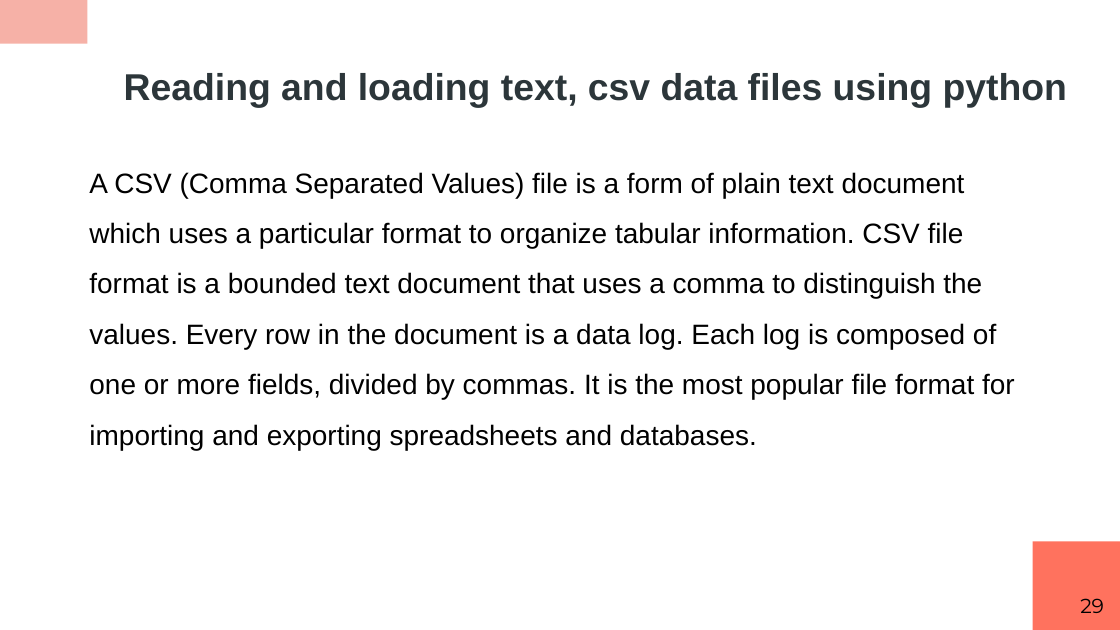
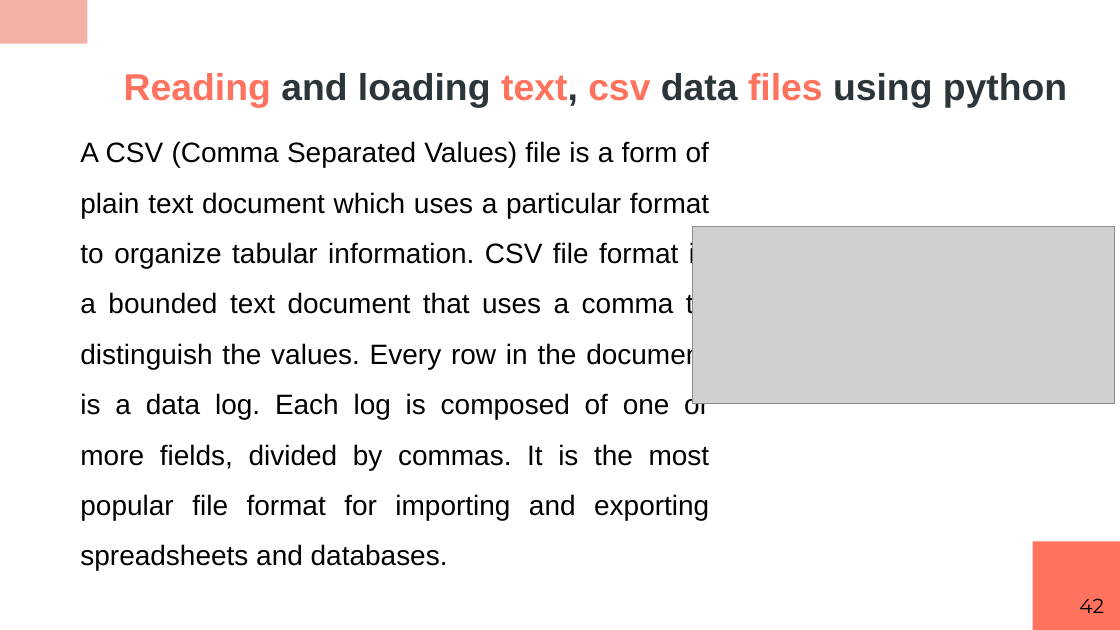
Before and after one commit to RashmivernekarN/ai_with_python_keonics, a slide deck: slide 42 of module2/ppt/Python Scripting.pptx (slide 29 before the commit). Drawn at 1120x630 pixels with LibreOffice and Linux fonts; fonts in the diff are those of the drawing; grey boxes stand for pictures. Boxes give left, top, right and bottom in pixels: in the first picture for what was removed or moved away, otherwise in the second. Text is boxed around its words. In the diff, an @@ line names an element or a change of style, - is before the commit and + after.

```diff
--- a/module2/ppt/Python Scripting.pptx
+++ b/module2/ppt/Python Scripting.pptx
@@ title "Reading and loading text, csv ..." at (124, 73, 1067, 108): text colour #2C363A to #FF725E in "Reading text, csv files" @@
@@ text "A CSV (Comma Separated Values) ...": place and size @@
-text "A CSV (Comma Separated Values) ..." at (89, 172, 1015, 450)
+text "A CSV (Comma Separated Values) ..." at (80, 141, 710, 571)
@@ text "A CSV (Comma Separated Values) ..." at (80, 141, 710, 571): alignment left to justified @@
@@ picture added at (693, 226, 1114, 403) @@
@@ page number at (1079, 598, 1104, 613): text changed @@
-29
+42
```
Also in this commit, not shown: 27 other slides changed, 39 slides added, 4 slides removed, 4 other files.
